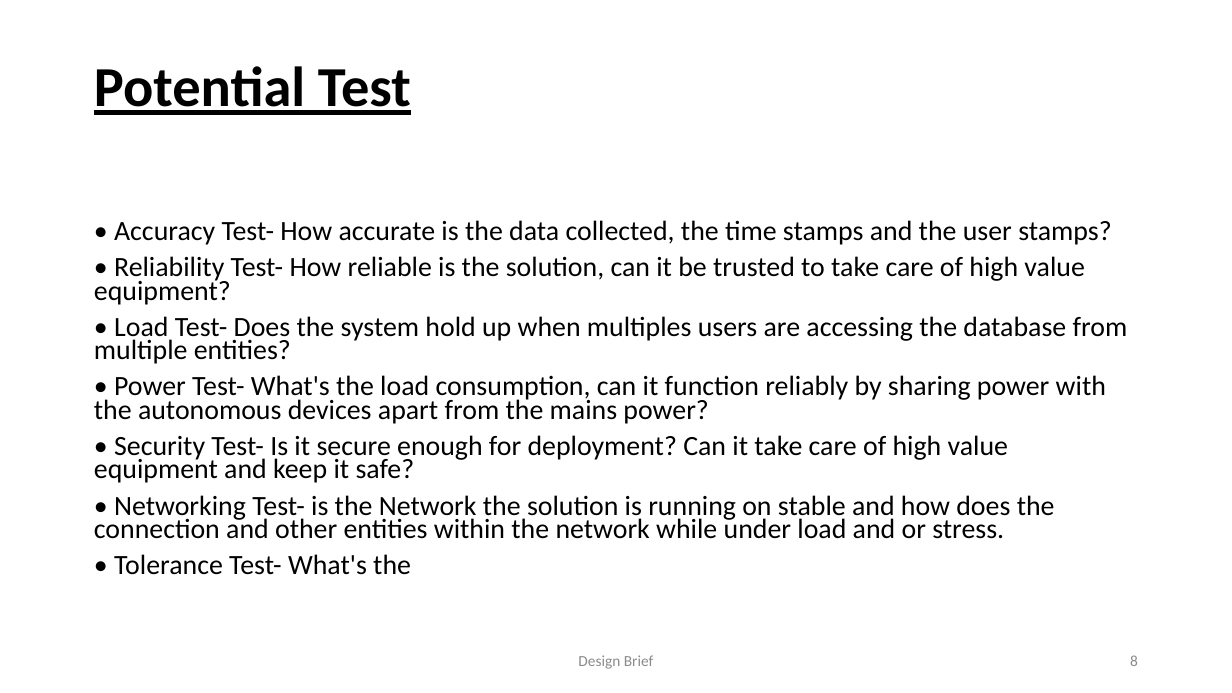
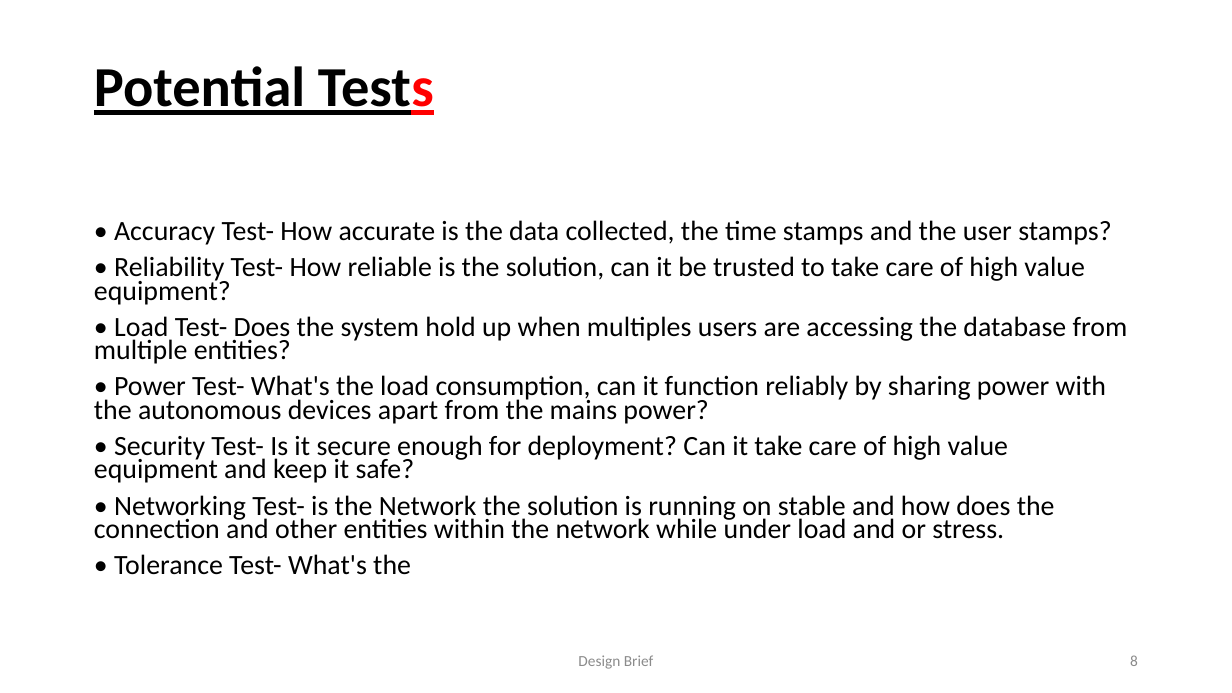
Before and after one commit to Karna-A/Sys-Engineering, a slide deck: slide 8 of Folio/Design Brief RFID FINAL.pptx. Drawn at 1232x693 pixels with LibreOffice and Linux fonts; fonts in the diff are those of the drawing. Boxes give left, top, right and bottom in pixels: in the first picture for what was removed or moved away, otherwise in the second. Text is boxed around its words. In the diff, an @@ line names an element or a change of style, - is before the commit and + after.

```diff
--- a/Folio/Design Brief RFID FINAL.pptx
+++ b/Folio/Design Brief RFID FINAL.pptx
@@ title at (94,66,434,115): text changed @@
-Potential Test
+Potential Tests
```
Also in this commit, not shown: 4 other slides changed, 14 other files.
